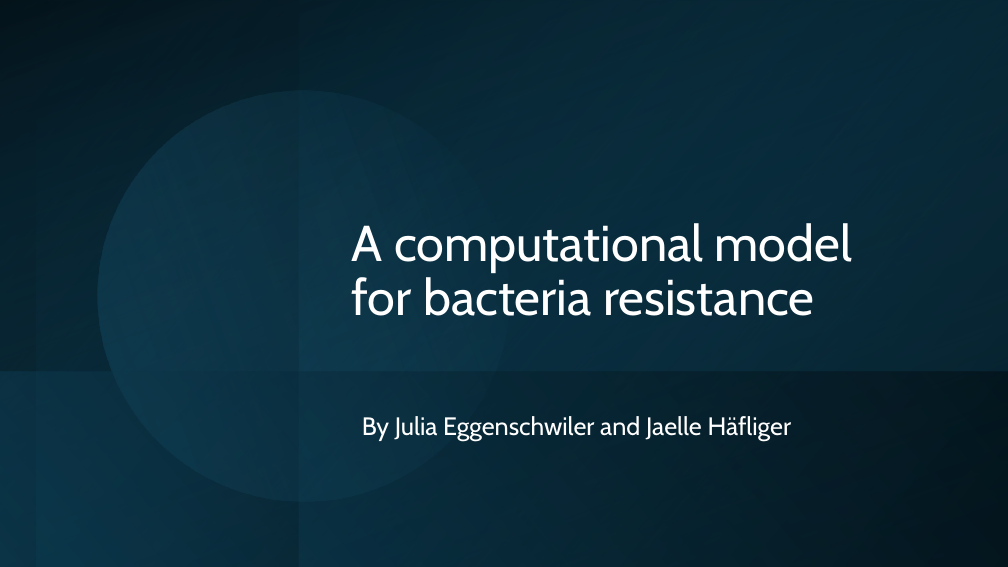
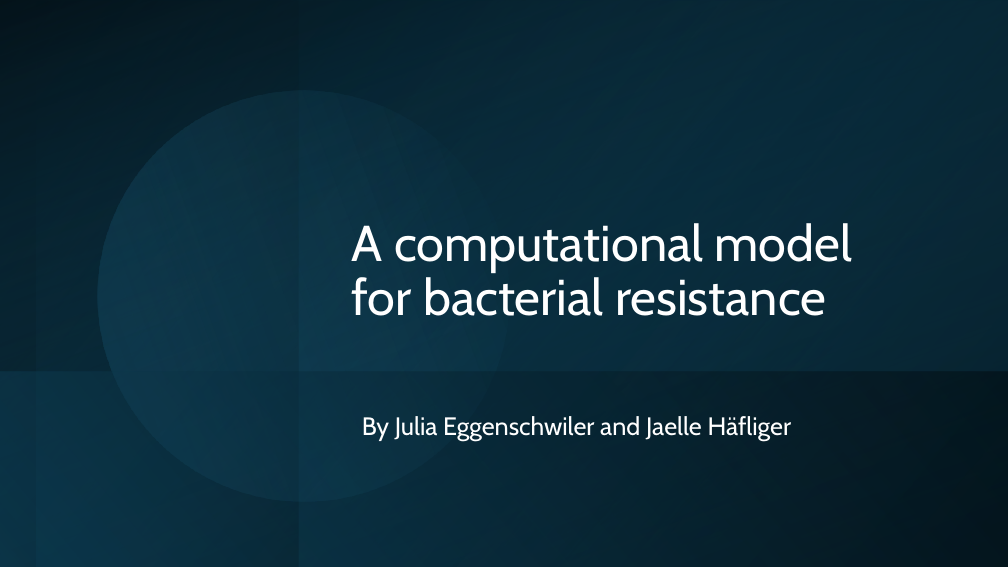
Before and after one commit to Julia-Eggenschwiler/THEEproject_Jaelle_Julia, a slide deck: slide 1 of THEE_project.pptx. Drawn at 1008x567 pixels with LibreOffice and Linux fonts; fonts in the diff are those of the drawing. Boxes give left, top, right and bottom in pixels: in the first picture for what was removed or moved away, otherwise in the second. Text is boxed around its words. In the diff, an @@ line names an element or a change of style, - is before the commit and + after.

```diff
--- a/THEE_project.pptx
+++ b/THEE_project.pptx
@@ title at bbox=[352, 223, 853, 316]: text changed @@
-A computational model for bacteria resistance
+A computational model for bacterial resistance
```
Also in this commit, not shown: 4 other slides changed, 2 slides added, 1 slide removed.
